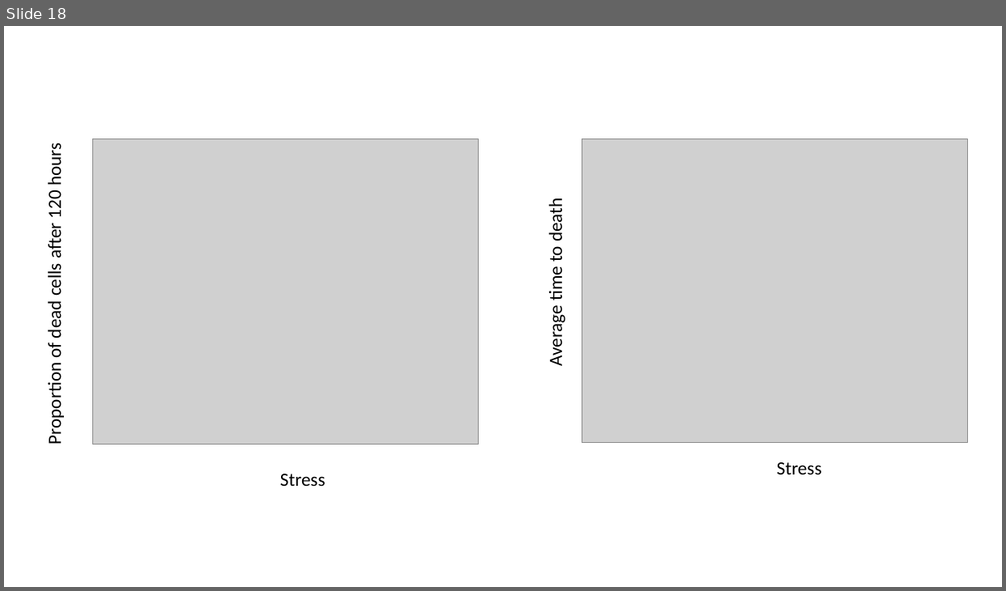
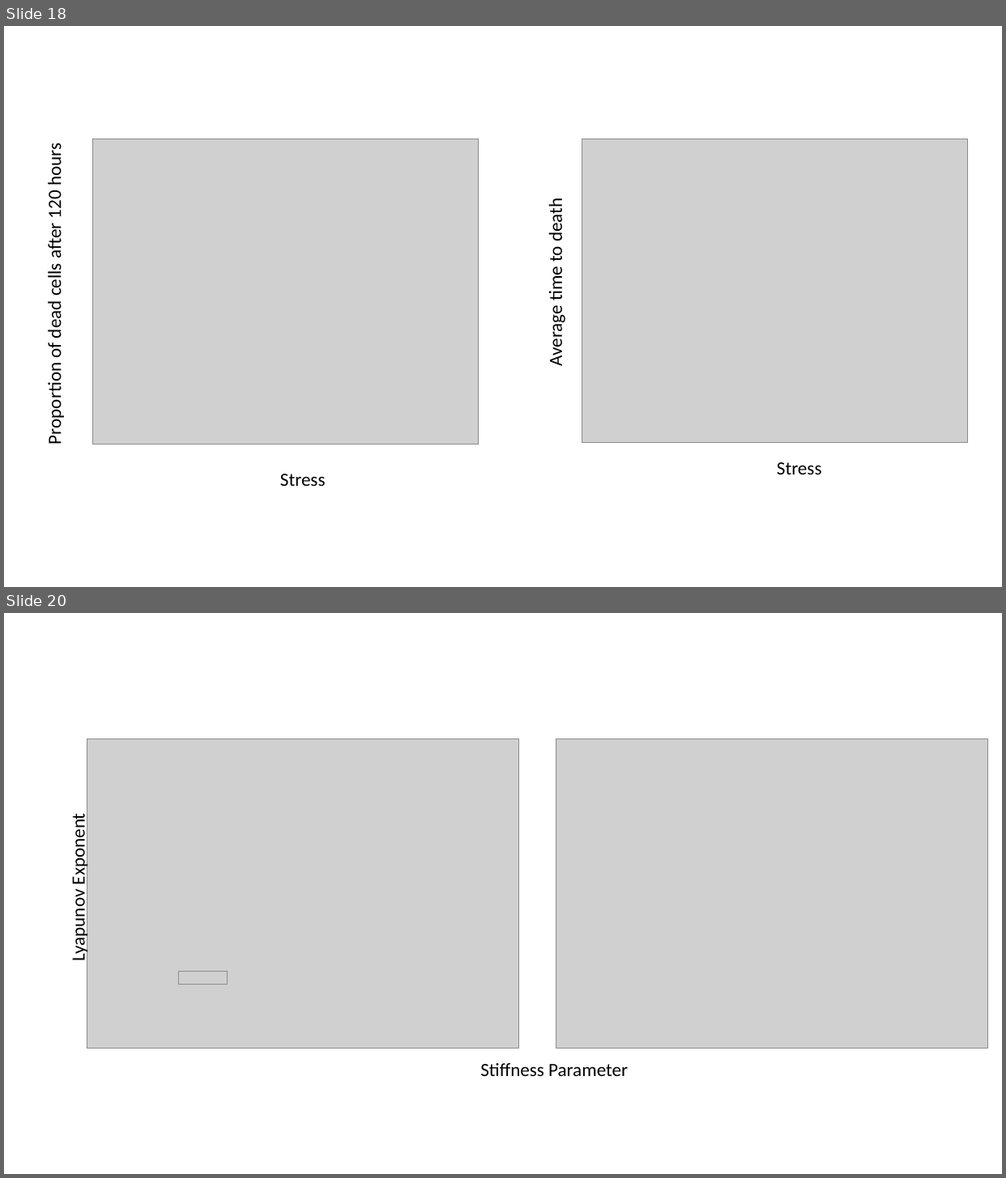
Before and after one commit to QuLab-VU/ECM_cell_cycle_model, a slide deck: Matlab/v2/death_module_testing.pptm. Shown one above the other, each under a label of ours: slide 18 before the commit, slides 18 and 20 after it; the slides between them are not shown. The pictures are 1006x591 and 1006x1178 pixels, drawn with LibreOffice and Linux fonts; fonts in the diff are those of the drawing; grey boxes stand for pictures. Boxes give left, top, right and bottom in pixels: in the first picture for what was removed or moved away, otherwise in the second. Text is boxed around its words. In the diff, an @@ line names an element or a change of style, - is before the commit and + after.

```diff
--- a/Matlab/v2/death_module_testing.pptm
+++ b/Matlab/v2/death_module_testing.pptm
@@ slide 20 added at [4,613,1002,1174], background #FFFFFF @@
@@ picture added at [87,739,519,1048] @@
@@ picture added at [556,739,987,1048] @@
@@ text added at [67,820,90,960], 18 pt, text #000000 @@
+Lyapunov Exponent
@@ picture added at [178,972,228,984] @@
@@ text added at [480,1063,628,1076], 18 pt, text #000000 @@
+Stiffness Parameter
```
Also in this commit, not shown: 4 other slides added, 22 other files.
